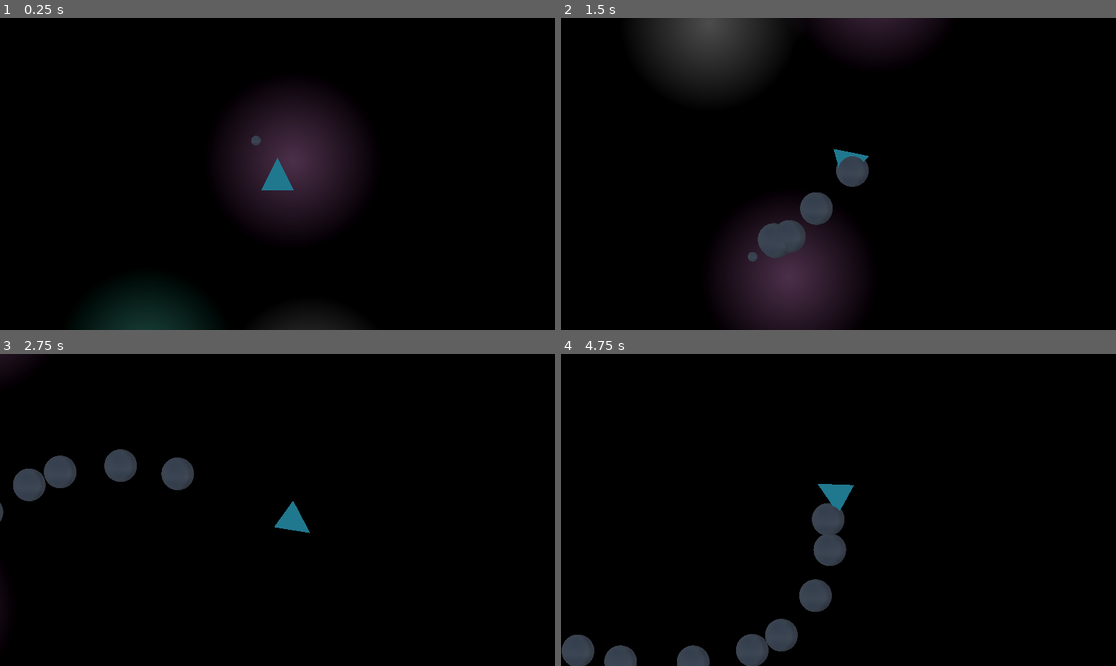
Above: before the commit, frames 1-4 (two rows, left to right).
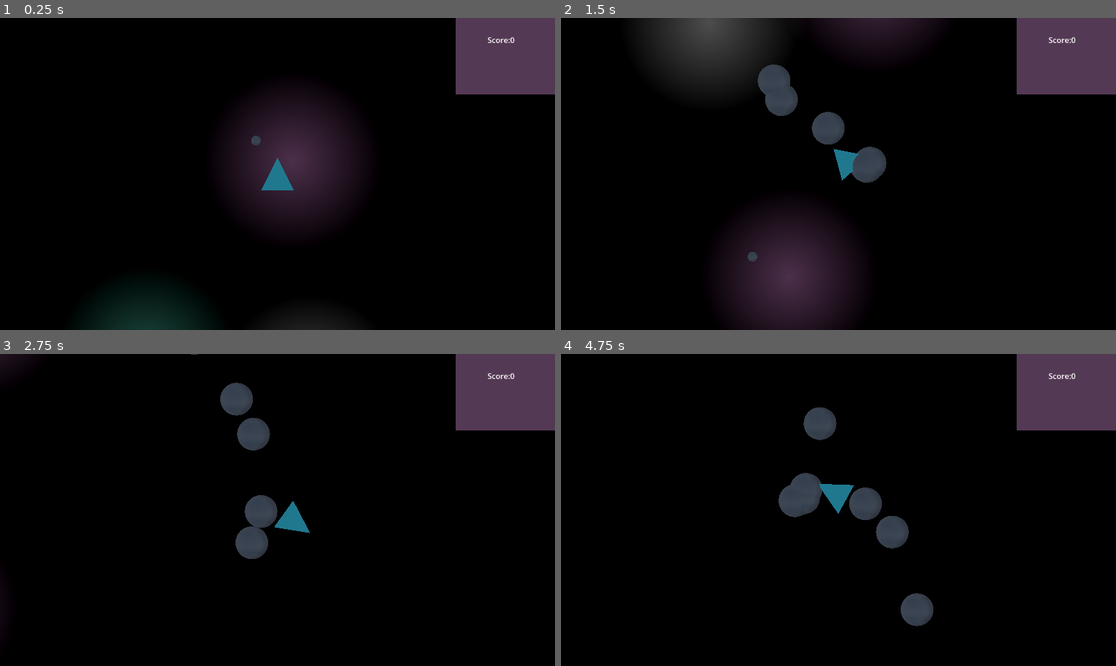
Above: after the commit, the same moments.

Repository: forklovee/SpaceJam2026
Game: Godot game, scene res://main.tscn
Two runs of this game, one before a commit and one after it. Both use one fixed random seed, a clock stepped at 60 frames per second and the inputs below.
Inputs:
- Up to frame 1 (0.25 s): no input
- Up to frame 2 (1.5 s): tap Enter (ui_accept) at 0.5, 0.6, 0.77, 1.07, 1.35 s; hold D (Right) 0.53-1.28 s; hold S (Down) from 1.28 s (still down)
- Up to frame 3 (2.75 s): tap Enter (ui_accept) at 1.52, 1.82, 2.1 s; release S (Down) at 2.03 s; hold D (Right) from 2.03 s (still down)
- Up to frame 4 (4.75 s): release D (Right) at 2.78 s; hold W (Up) 2.78-3.53 s; tap Enter (ui_accept) at 2.85, 3.02, 3.32, 3.6, 3.77, 4.07, 4.35, 4.52 s; hold A (Left) from 3.53 s (still down)

The runs differ from the first frame. In frame 1, 4.4% of the frame differs, in the area x 82-100%, y 0-25%; in frame 2, 7.6%; in frame 3, 8.3%; in frame 4, 11%, in the area x 0-100%, y 0-100%.

Commit message:
pistol-zasoby
Prototyp Pistoletu - strzelanie pociskami
Zbieranie zasobów

Diff:
--- a/Objects/Crystal/cristal.gd
+++ b/Objects/Crystal/cristal.gd
@@ -1 +1,12 @@
 extends StaticBody3D
+
+class_name  Cristal
+
+var hp=1
+
+func hit(damage,owner):
+	hp-=damage
+	if hp<=0:
+		if not is_queued_for_deletion():
+			owner.collect()
+			self.queue_free()
--- a/Objects/Crystal/cristal.tscn
+++ b/Objects/Crystal/cristal.tscn
@@ -10,7 +10,7 @@
 [sub_resource type="StandardMaterial3D" id="StandardMaterial3D_lquwl"]
 albedo_color = Color(4.1873755e-06, 0.5089053, 0.5611632, 1)
 
-[node name="cristal" type="StaticBody3D" unique_id=1058605122]
+[node name="cristal" type="StaticBody3D" unique_id=1058605122 groups=["Crystal"]]
 transform = Transform3D(0.3, 0, 0, 0, 0.3, 0, 0, 0, 0.3, 0, 0, 0)
 script = ExtResource("1_nkxha")
 
--- a/Ship/Gun/Bullet.tscn
+++ b/Ship/Gun/Bullet.tscn
@@ -14,3 +14,5 @@
 
 [node name="MeshInstance3D" type="MeshInstance3D" parent="." unique_id=2146594858]
 mesh = SubResource("SphereMesh_7r6st")
+
+[connection signal="body_entered" from="." to="." method="_on_body_entered"]
--- a/Ship/Gun/bullet.gd
+++ b/Ship/Gun/bullet.gd
@@ -3,8 +3,15 @@
 
 
 var velocity:Vector3
-var is_allay=false
+var shot_by=null
 
 
 func _process(delta: float) -> void:
+	assert(shot_by!=null)
 	self.global_position+=velocity*delta
+
+
+func _on_body_entered(body: Node3D) -> void:
+	if body.is_in_group("Crystal"):
+		var c:Cristal=body
+		c.hit(1,shot_by)
--- a/Ship/PlayerShip/player_ship.tscn
+++ b/Ship/PlayerShip/player_ship.tscn
@@ -1,14 +1,34 @@
 [gd_scene format=3 uid="uid://ekk6qgvepctd"]
 
 [ext_resource type="PackedScene" uid="uid://idcyet8cqbav" path="res://Ship/base_ship.tscn" id="1_4ff6c"]
+[ext_resource type="Script" uid="uid://dxo8tkdtd822e" path="res://Ship/PlayerShip/score_label.gd" id="2_d1b4h"]
 
 [sub_resource type="StandardMaterial3D" id="StandardMaterial3D_4ff6c"]
 albedo_color = Color(0.3372549, 1, 1, 1)
 
 [node name="PlayerShip" unique_id=1525440035 instance=ExtResource("1_4ff6c")]
+is_allay = true
 
 [node name="MeshInstance3D" parent="." index="0" unique_id=1993636732]
 surface_material_override/0 = SubResource("StandardMaterial3D_4ff6c")
 
 [node name="Gun" parent="." index="2" unique_id=1331141947]
 contorl_by_player = true
+
+[node name="ColorRect" type="ColorRect" parent="." index="3" unique_id=299499538]
+anchors_preset = 1
+anchor_left = 1.0
+anchor_right = 1.0
+offset_left = -206.0
+offset_bottom = 159.0
+grow_horizontal = 0
+color = Color(0.33055663, 0.2231215, 0.3273466, 1)
+
+[node name="ScoreLabel" type="Label" parent="ColorRect" index="0" unique_id=1516610155]
+layout_mode = 0
+offset_left = 66.0
+offset_top = 34.0
+offset_right = 106.0
+offset_bottom = 57.0
+text = "Score:xxx"
+script = ExtResource("2_d1b4h")
--- /dev/null
+++ b/Ship/PlayerShip/score_label.gd
@@ -0,0 +1,4 @@
+extends Label
+
+func _process(delta: float) -> void:
+	$".".text="Score:"+str(Game.player_score)
--- a/Ship/base_ship.tscn
+++ b/Ship/base_ship.tscn
@@ -24,7 +24,8 @@
 [node name="CollisionShape3D" type="CollisionShape3D" parent="." unique_id=103843045]
 shape = SubResource("SphereShape3D_wo1jh")
 
-[node name="Gun" type="Node3D" parent="." unique_id=1331141947]
+[node name="Gun" type="Node3D" parent="." unique_id=1331141947 node_paths=PackedStringArray("ship")]
 transform = Transform3D(1, 0, 0, 0, 1, 0, 0, 0, 1, 0, 0, -0.5733783)
 script = ExtResource("2_qsskr")
 bullet = ExtResource("3_bv82c")
+ship = NodePath("..")
--- a/Ship/gun.gd
+++ b/Ship/gun.gd
@@ -1,9 +1,10 @@
 extends Node3D
 
 @export var bullet:PackedScene
-@export var bullet_speed:float=1.0
+@export var bullet_speed:float=6.0
 var b:Bullet3D
 @export var contorl_by_player=false
+@export var ship:Ship
 #func _ready() -> void:
 #	b=bullet.instantiate()
 
@@ -12,6 +13,7 @@
 	Game.level.add_child(b)
 	b.global_position=self.global_position
 	b.velocity=(to_global(Vector3.FORWARD)-to_global(Vector3.ZERO))*bullet_speed
+	b.shot_by=ship
 
 func _process(delta: float) -> void:
 
--- a/Ship/ship.gd
+++ b/Ship/ship.gd
@@ -2,6 +2,11 @@
 
 var steering_direction: Vector2
 var movement_direction: Vector2
+@export var is_allay:bool
+
+func collect():
+	if is_allay:
+		Game.player_score+=1
 
 func _physics_process(delta: float) -> void:
 	var current_angle: float = rotation.y
--- a/Singleton/game.gd
+++ b/Singleton/game.gd
@@ -2,6 +2,7 @@
 
 var pc: PlayerController
 var level
+var player_score=0
 
 func _ready() -> void:
 	# Create PlayerController
Not shown, added: Ship/PlayerShip/score_label.gd.uid
